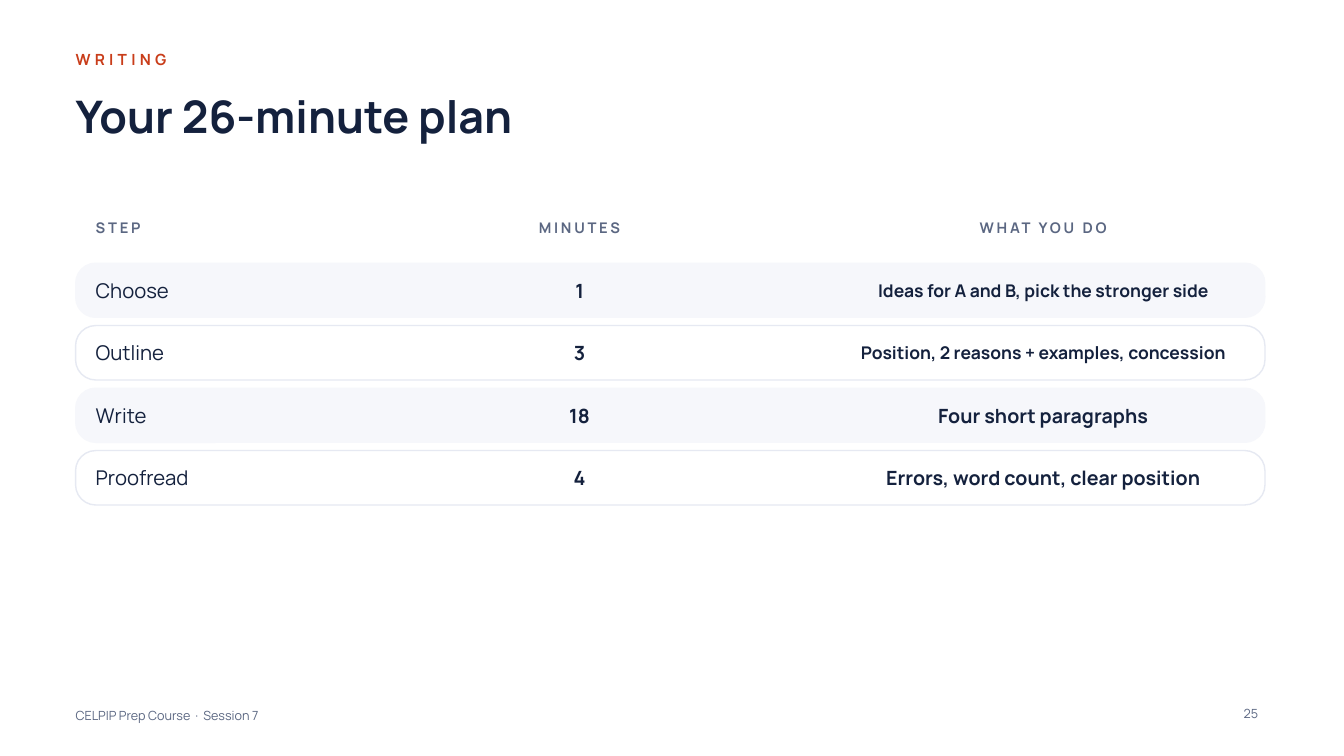
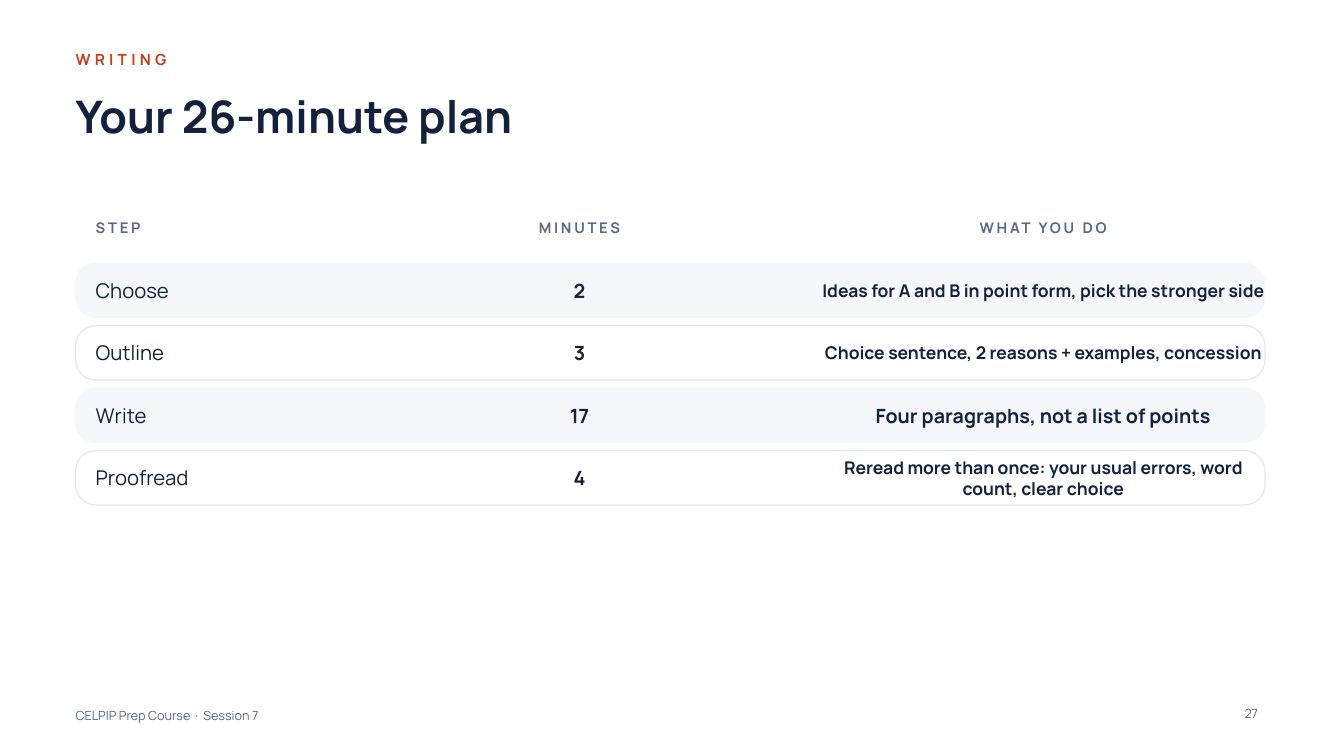
Before and after one commit to learnovateqa/The_English_Academy_CELPIP, a slide deck: slide 27 of decks/session-07.pptx (slide 25 before the commit). Drawn at 1344x756 pixels with LibreOffice and Linux fonts; fonts in the diff are those of the drawing. Boxes give left, top, right and bottom in pixels: in the first picture for what was removed or moved away, otherwise in the second. Text is boxed around its words. In the diff, an @@ line names an element or a change of style, - is before the commit and + after.

```diff
--- a/decks/session-07.pptx
+++ b/decks/session-07.pptx
@@ text at box(574, 283, 586, 298): text changed @@
-1
+2
@@ text at box(822, 284, 1265, 302): text changed @@
-Ideas for A and B, pick the stronger side
+Ideas for A and B in point form, pick the stronger side
@@ text at box(825, 346, 1261, 364): text changed @@
-Position, 2 reasons + examples, concession
+Choice sentence, 2 reasons + examples, concession
@@ text at box(570, 409, 589, 423): text changed @@
-18
+17
@@ text at box(876, 408, 1210, 428): text changed @@
-Four short paragraphs
+Four paragraphs, not a list of points
@@ text at box(844, 461, 1242, 497): text changed; size 14 to 12.5 pt @@
-Errors, word count, clear position
+Reread more than once: your usual errors, word count, clear choice
@@ page number at box(1245, 709, 1258, 718): text changed @@
-25
+27
```
Also in this commit, not shown: 7 other slides changed, 3 slides added, 3 other files.
